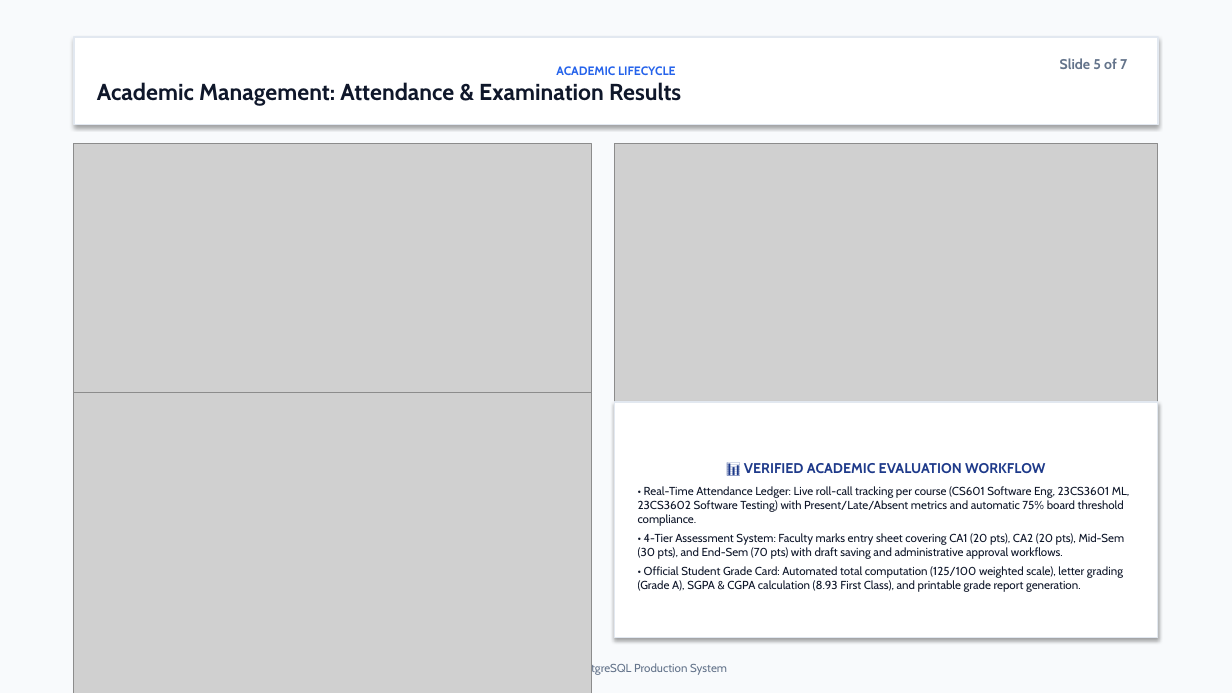
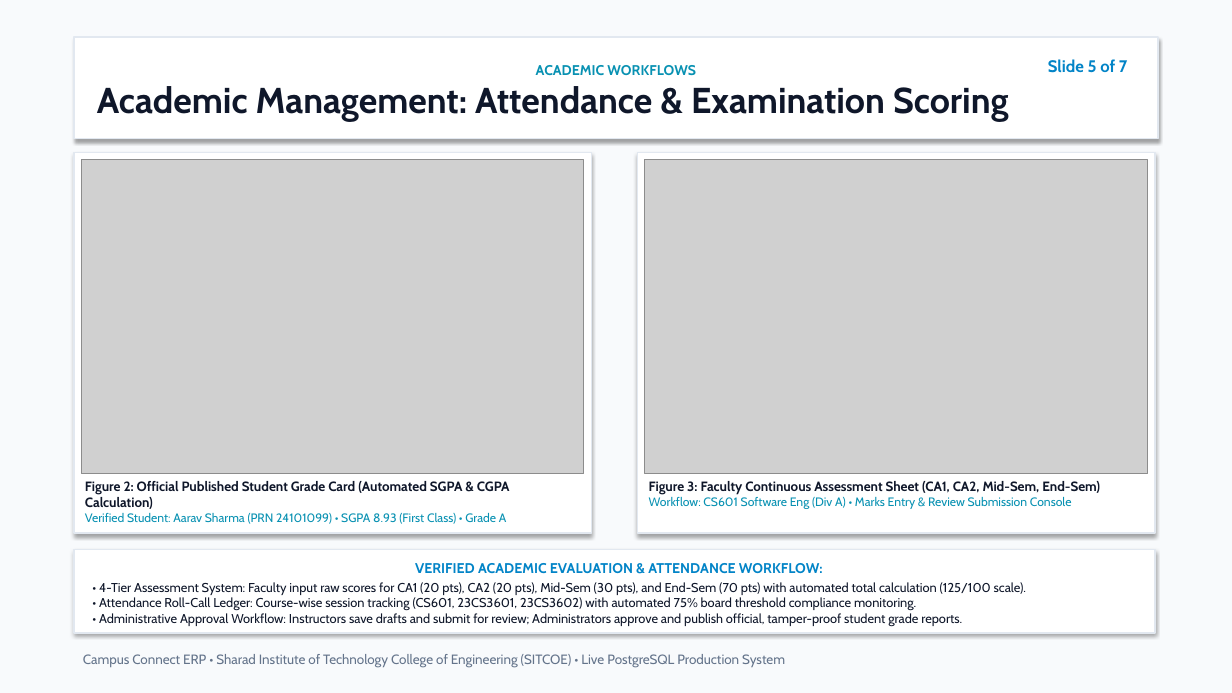
Before and after one commit to ayanmulani4867-cyber/Campus-mini2, a slide deck: slide 5 of docs/Campus_Connect_ERP_Presentation.pptx. Drawn at 1232x693 pixels with LibreOffice and Linux fonts; fonts in the diff are those of the drawing; grey boxes stand for pictures. Boxes give left, top, right and bottom in pixels: in the first picture for what was removed or moved away, otherwise in the second. Text is boxed around its words. In the diff, an @@ line names an element or a change of style, - is before the commit and + after.

Commit message:
docs: polish Campus Connect ERP presentation

```diff
--- a/docs/Campus_Connect_ERP_Presentation.pptx
+++ b/docs/Campus_Connect_ERP_Presentation.pptx
@@ rectangle "ACADEMIC WORKFLOWS": place and size @@
-rectangle "ACADEMIC WORKFLOWS" at [74, 37, 1158, 125]
+rectangle "ACADEMIC WORKFLOWS" at [74, 37, 1158, 139]
@@ text "Slide 5 of 7" at [1048, 59, 1128, 73]: size 11 to 13 pt, text colour #64748B to #0284C7 @@
@@ text in rectangle at [97, 65, 1009, 122]: text changed; size 18 to 28 pt @@
-ACADEMIC LIFECYCLE
-Academic Management: Attendance & Examination Results
+ACADEMIC WORKFLOWS
+Academic Management: Attendance & Examination Scoring
@@ rectangle added at [74, 152, 592, 533], fill #FFFFFF, outline #E2E8F0 1 pt @@
@@ picture: place and size @@
-picture at [74, 143, 592, 467]
+picture at [81, 160, 584, 474]
@@ rectangle: place and size @@
-rectangle at [615, 402, 1158, 638]
+rectangle at [638, 152, 1155, 533]
@@ picture: place and size @@
-picture at [615, 143, 1158, 482]
+picture at [645, 160, 1148, 474]
@@ picture removed at [74, 393, 592, 693] @@
@@ text in rectangle at [638, 463, 1130, 592]: text removed @@
-📊 VERIFIED ACADEMIC EVALUATION WORKFLOW
-• Real-Time Attendance Ledger: Live roll-call tracking per course (CS601 Software Eng, 23CS3601 ML, 23CS3602 Software Testing) with Present/Late/Absent metrics and automatic 75% board threshold compliance.
-• 4-Tier Assessment System: Faculty marks entry sheet covering CA1 (20 pts), CA2 (20 pts), Mid-Sem (30 pts), and End-Sem (70 pts) with draft saving and administrative approval workflows.
-• Official Student Grade Card: Automated total computation (125/100 weighted scale), letter grading (Grade A), SGPA & CGPA calculation (8.93 First Class), and printable grade report generation.
@@ text added at [85, 481, 510, 524], 10.5 pt, text #0F172A, bold @@
+Figure 2: Official Published Student Grade Card (Automated SGPA & CGPA Calculation)
+Verified Student: Aarav Sharma (PRN 24101099) • SGPA 8.93 (First Class) • Grade A
@@ text added at [649, 481, 1100, 509], 9.5 pt, text #0891B2 @@
+Figure 3: Faculty Continuous Assessment Sheet (CA1, CA2, Mid-Sem, End-Sem)
+Workflow: CS601 Software Eng (Div A) • Marks Entry & Review Submission Console
@@ rectangle added at [74, 550, 1155, 633], fill #FFFFFF, outline #E2E8F0 1 pt, 10 pt, text #0F172A @@
+VERIFIED ACADEMIC EVALUATION & ATTENDANCE WORKFLOW:
+• 4-Tier Assessment System: Faculty input raw scores for CA1 (20 pts), CA2 (20 pts), Mid-Sem (30 pts), and End-Sem (70 pts) with automated total calculation (125/100 scale).
+• Attendance Roll-Call Ledger: Course-wise session tracking (CS601, 23CS3601, 23CS3602) with automated 75% board threshold compliance monitoring.
+• Administrative Approval Workflow: Instructors save drafts and submit for review; Administrators approve and publish official, tamper-proof student grade reports.
@@ text at [83, 654, 785, 668]: text changed; size 9 to 10.5 pt @@
-Campus Connect ERP • Sharad Institute of Technology College of Engineering, Yadrav (SITCOE) • Live PostgreSQL Production System
+Campus Connect ERP • Sharad Institute of Technology College of Engineering (SITCOE) • Live PostgreSQL Production System
```
Also in this commit, not shown: 6 other slides changed, 1 other file.
